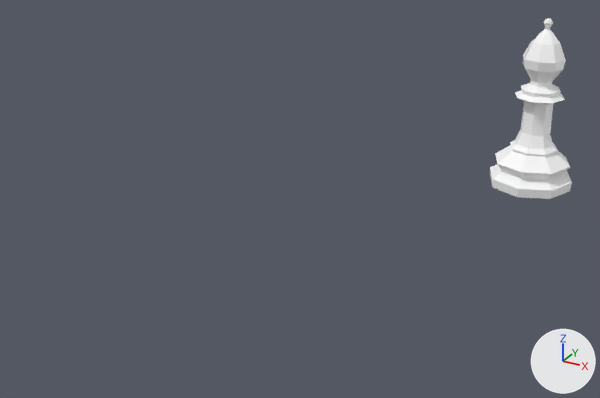
A saved change to the glTF model asset/white_chess_alfiere.gltf.
One viewpoint serves both versions: a camera (50 mm lens) standing at (0.173, -0.171, 0.155) and looking at (0.03, 0.089, 0.025). The axes (+X, +Y, +Z) are drawn at lower right. The lights are the same throughout.

The first picture shows 'Bishop'.
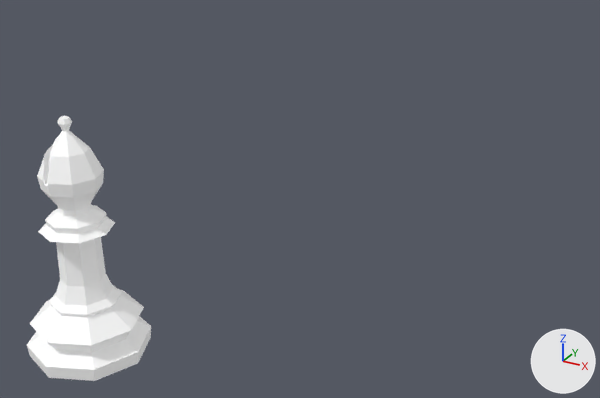
Boxes (x1, y1, x2, y2) around the edits, measured in the pictures (600 x 398 px):
```json
{"object": "Bishop", "change": "surface changed, moved, turned", "before": [490, 18, 572, 199], "after": [27, 116, 151, 381]}
```

Edits to the scene script, one JSON object a line:
```json
{"op": "add", "block": "mat_black_pieces", "code": "mat_black_pieces.emission_strength = 0.0946"}
{"op": "set", "path": "ob_bishop.rotation_euler", "old": "(0.0, 0.0, -0.807)", "new": "(0.0, 0.0, 0.0)", "note": "degrees (0, 0, -46) -> degrees (0, 0, 0)"}
{"op": "set", "path": "ob_bishop.location", "old": "(0.09, 0.21, 0.0)", "new": "(0.0, 0.0, 0.0)"}
```
